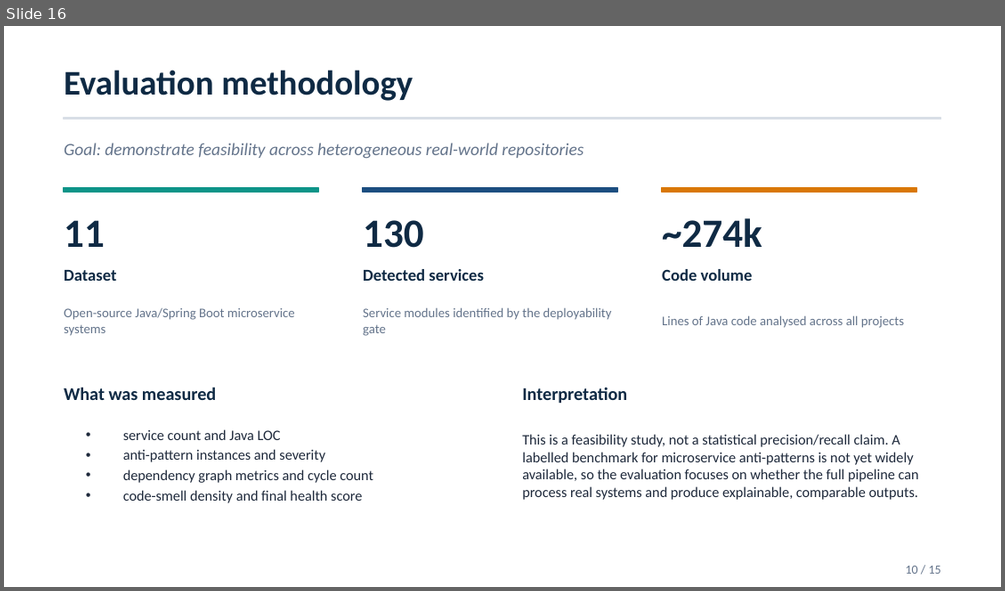
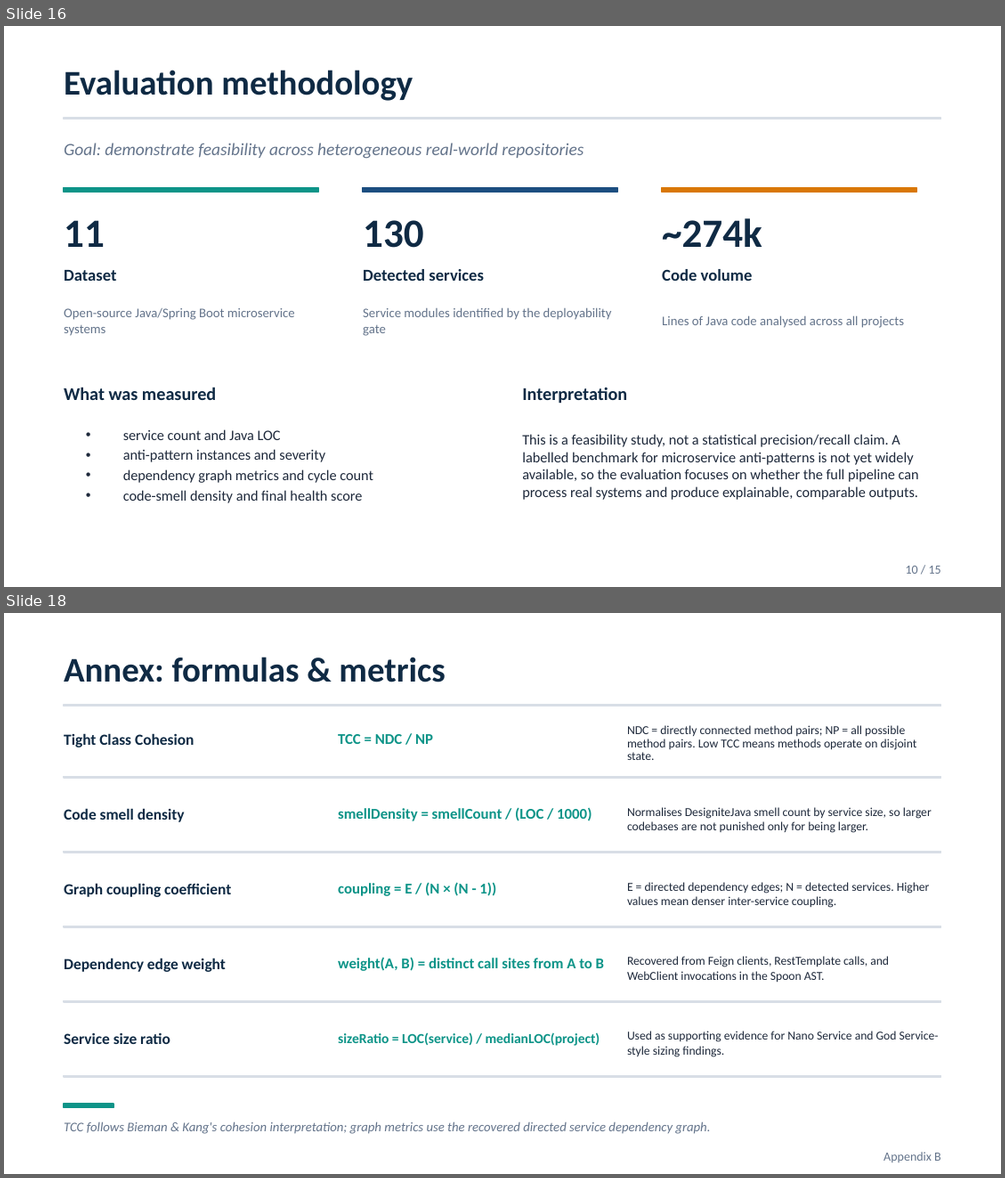
Before and after one commit to andrei45635/dissertation_backend, a slide deck: thesis/presentation/MSA_Detector_Defense_v2.pptx. Shown one above the other, each under a label of ours: slide 16 before the commit, slides 16 and 18 after it; the slides between them are not shown. The pictures are 1005x591 and 1005x1178 pixels, drawn with LibreOffice and Linux fonts; fonts in the diff are those of the drawing. Boxes give left, top, right and bottom in pixels: in the first picture for what was removed or moved away, otherwise in the second. Text is boxed around its words. In the diff, an @@ line names an element or a change of style, - is before the commit and + after.

```diff
--- a/thesis/presentation/MSA_Detector_Defense_v2.pptx
+++ b/thesis/presentation/MSA_Detector_Defense_v2.pptx
@@ slide 18 added at bbox=[4, 613, 1001, 1174], background #FFFFFF @@
@@ text added at bbox=[64, 657, 445, 682], 25 pt, text #0F2A44, bold @@
+Annex: formulas & metrics
@@ rectangle added at bbox=[64, 705, 941, 706], fill #D8DEE6, outline #D8DEE6 1 pt @@
@@ text added at bbox=[64, 733, 194, 747], 11.2 pt, text #0F2A44, bold @@
+Tight Class Cohesion
@@ text added at bbox=[338, 734, 433, 744], 10.8 pt, text #0D9488, bold @@
+TCC = NDC / NP
@@ text added at bbox=[627, 725, 917, 760], 8.8 pt, text #1E293B @@
+NDC = directly connected method pairs; NP = all possible method pairs. Low TCC means methods operate on disjoint state.
@@ rectangle added at bbox=[64, 777, 941, 778], fill #D8DEE6, outline #D8DEE6 1 pt @@
@@ text added at bbox=[64, 808, 185, 822], 11.2 pt, text #0F2A44, bold @@
+Code smell density
@@ text added at bbox=[338, 807, 591, 821], 10.8 pt, text #0D9488, bold @@
+smellDensity = smellCount / (LOC / 1000)
@@ text added at bbox=[627, 807, 931, 833], 8.8 pt, text #1E293B @@
+Normalises DesigniteJava smell count by service size, so larger codebases are not punished only for being larger.
@@ rectangle added at bbox=[64, 852, 941, 852], fill #D8DEE6, outline #D8DEE6 1 pt @@
@@ text added at bbox=[64, 883, 231, 897], 11.2 pt, text #0F2A44, bold @@
+Graph coupling coefficient
@@ text added at bbox=[338, 882, 496, 896], 10.8 pt, text #0D9488, bold @@
+coupling = E / (N × (N - 1))
@@ text added at bbox=[627, 882, 930, 908], 8.8 pt, text #1E293B @@
+E = directed dependency edges; N = detected services. Higher values mean denser inter-service coupling.
@@ rectangle added at bbox=[64, 926, 941, 927], fill #D8DEE6, outline #D8DEE6 1 pt @@
@@ text added at bbox=[64, 957, 226, 972], 11.2 pt, text #0F2A44, bold @@
+Dependency edge weight
@@ text added at bbox=[338, 957, 604, 971], 10.8 pt, text #0D9488, bold @@
+weight(A, B) = distinct call sites from A to B
@@ text added at bbox=[627, 956, 889, 982], 8.8 pt, text #1E293B @@
+Recovered from Feign clients, RestTemplate calls, and WebClient invocations in the Spoon AST.
@@ rectangle added at bbox=[64, 1001, 941, 1002], fill #D8DEE6, outline #D8DEE6 1 pt @@
@@ text added at bbox=[64, 1032, 170, 1044], 11.2 pt, text #0F2A44, bold @@
+Service size ratio
@@ text added at bbox=[338, 1032, 600, 1046], 10 pt, text #0D9488, bold @@
+sizeRatio = LOC(service) / medianLOC(project)
@@ text added at bbox=[627, 1030, 938, 1057], 8.8 pt, text #1E293B @@
+Used as supporting evidence for Nano Service and God Service-style sizing findings.
@@ rectangle added at bbox=[64, 1076, 941, 1077], fill #D8DEE6, outline #D8DEE6 1 pt @@
@@ rectangle added at bbox=[64, 1103, 113, 1108], fill #0D9488, outline #0D9488 1 pt @@
@@ text added at bbox=[64, 1121, 710, 1134], 9.5 pt, text #64748B, italic @@
+TCC follows Bieman & Kang's cohesion interpretation; graph metrics use the recovered directed service dependency graph.
@@ text added at bbox=[883, 1151, 941, 1162], 9 pt, text #64748B @@
+Appendix B
```
Also in this commit, not shown: 4 other slides added, 2 other files.
